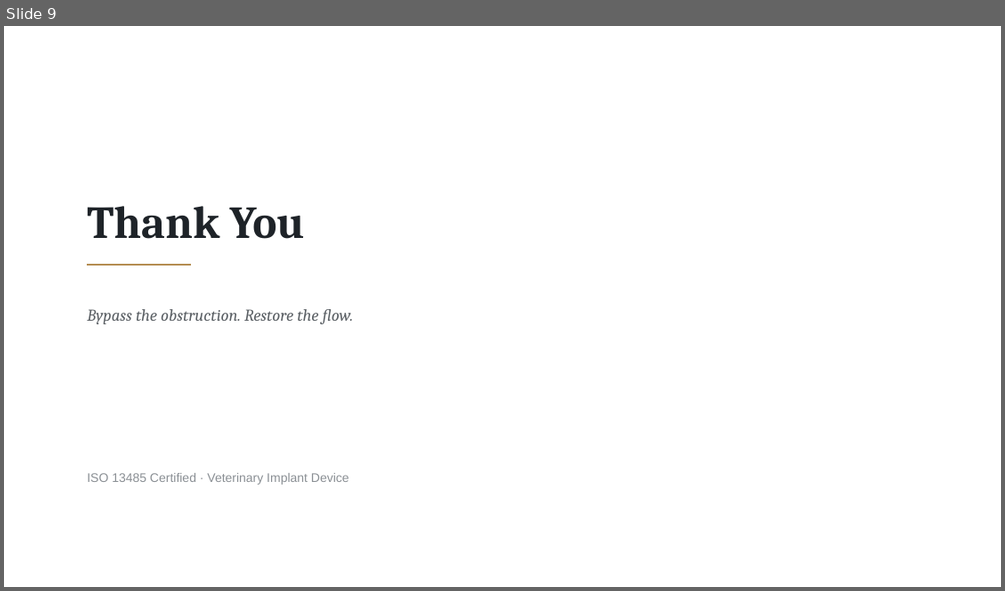
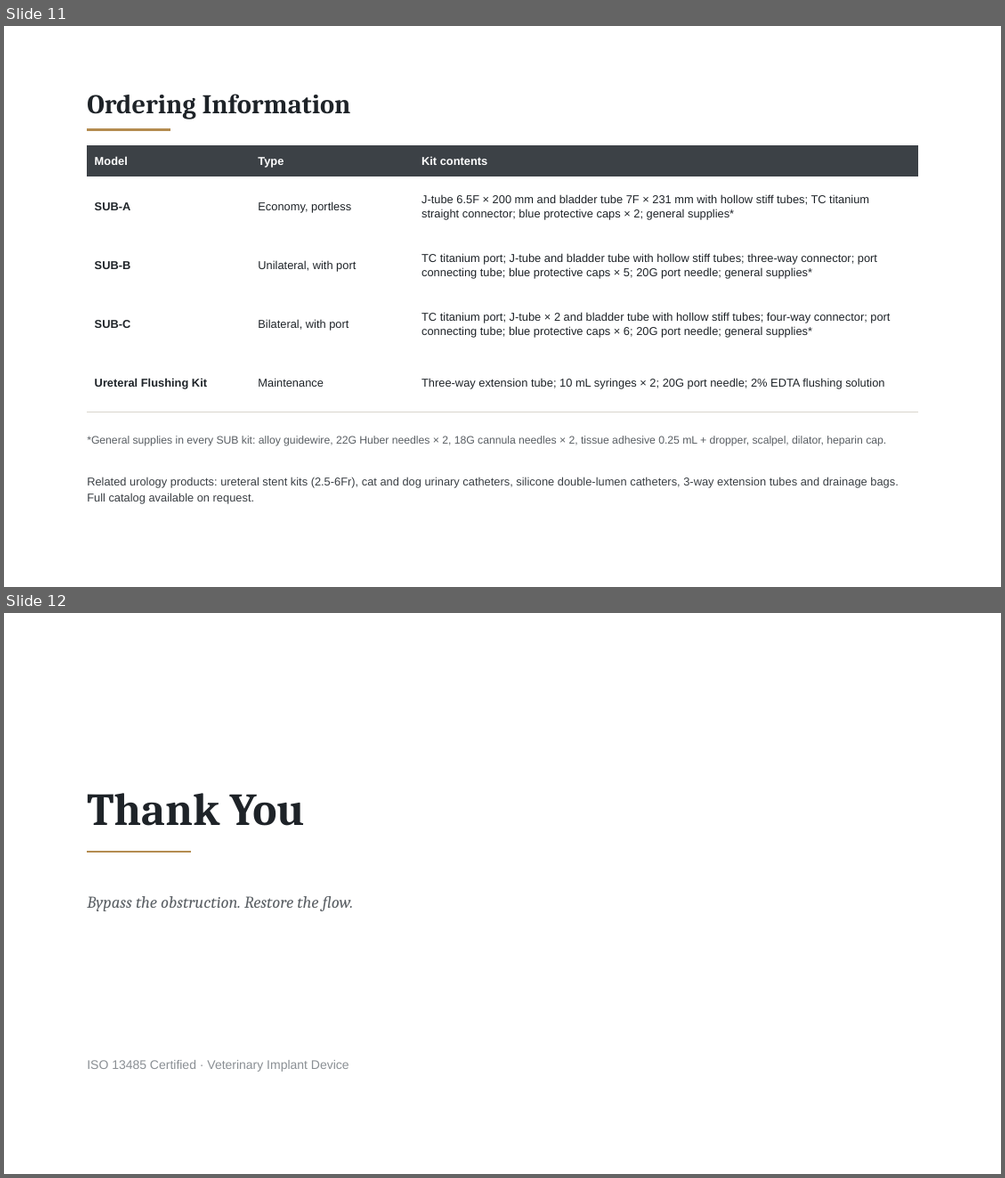
Before and after one commit to pikrosart-jpg/Material, a slide deck: Feline_SUB_System_Introduction_v72.pptx. Shown one above the other, each under a label of ours: slide 9 before the commit, slides 11 and 12 after it. The pictures are 1005x591 and 1005x1178 pixels, drawn with LibreOffice and Linux fonts; fonts in the diff are those of the drawing. Boxes give left, top, right and bottom in pixels: in the first picture for what was removed or moved away, otherwise in the second. Text is boxed around its words. In the diff, an @@ line names an element or a change of style, - is before the commit and + after.

```diff
--- a/Feline_SUB_System_Introduction_v72.pptx
+++ b/Feline_SUB_System_Introduction_v72.pptx
@@ slide 11 added at (x1=4, y1=26, x2=1001, y2=587), background #FFFFFF @@
@@ text added at (x1=87, y1=94, x2=351, y2=119), 26 pt, text #1E2328, bold @@
+Ordering Information
@@ line added from (87, 130) to (170, 130), #B48C50 2 pt @@
@@ table added at (x1=87, y1=145, x2=919, y2=412), 5 rows, 3 columns @@
+Model | Type | Kit contents
+SUB-A | Economy, portless | J-tube 6.5F × 200 mm and bladder tube 7F × 231 mm with hollow stiff tubes; TC titanium straight connector; blue protective caps × 2; general supplies*
+SUB-B | Unilateral, with port | TC titanium port; J-tube and bladder tube with hollow stiff tubes; three-way connector; port connecting tube; blue protective caps × 5; 20G port needle; general supplies*
+SUB-C | Bilateral, with port | TC titanium port; J-tube × 2 and bladder tube with hollow stiff tubes; four-way connector; port connecting tube; blue protective caps × 6; 20G port needle; general supplies*
+Ureteral Flushing Kit | Maintenance | Three-way extension tube; 10 mL syringes × 2; 20G port needle; 2% EDTA flushing solution
@@ text added at (x1=87, y1=435, x2=886, y2=446), 10.5 pt, text #5A5F64 @@
+*General supplies in every SUB kit: alloy guidewire, 22G Huber needles × 2, 18G cannula needles × 2, tissue adhesive 0.25 mL + dropper, scalpel, dilator, heparin cap.
@@ text added at (x1=87, y1=476, x2=898, y2=504), 11 pt, text #3A3F44 @@
+Related urology products: ureteral stent kits (2.5-6Fr), cat and dog urinary catheters, silicone double-lumen catheters, 3-way extension tubes and drainage bags. Full catalog available on request.
@@ what was slide 9 is now slide 12 @@
```
Also in this commit, not shown: 2 other slides added.
